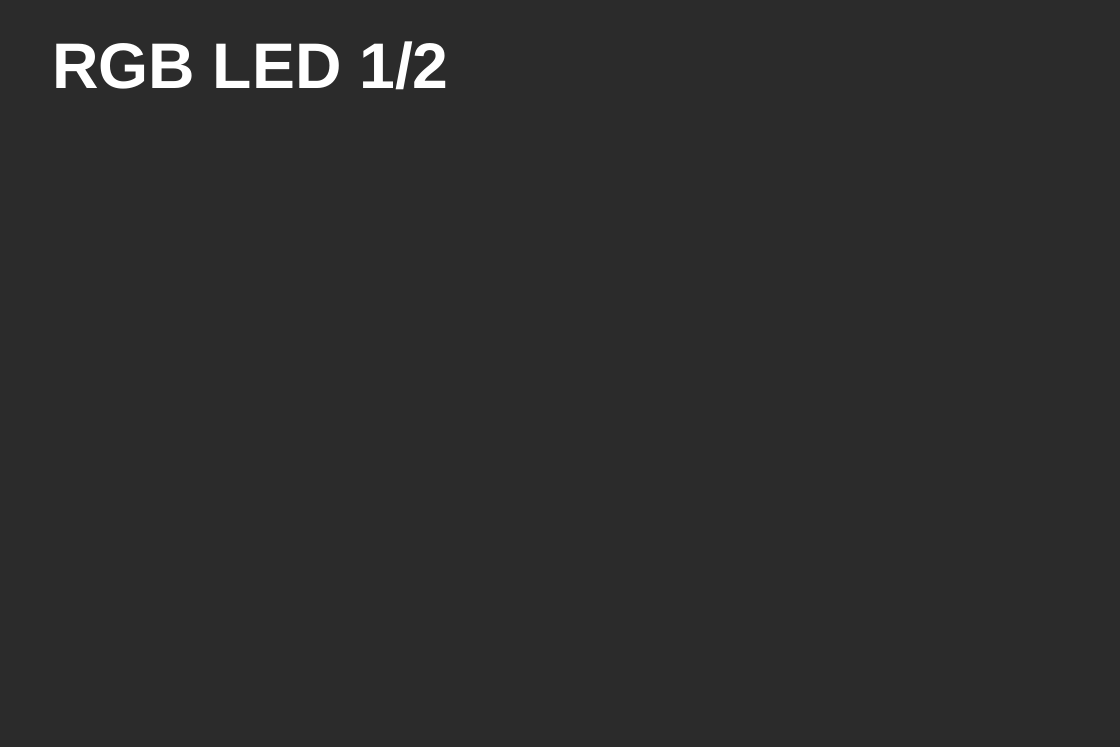
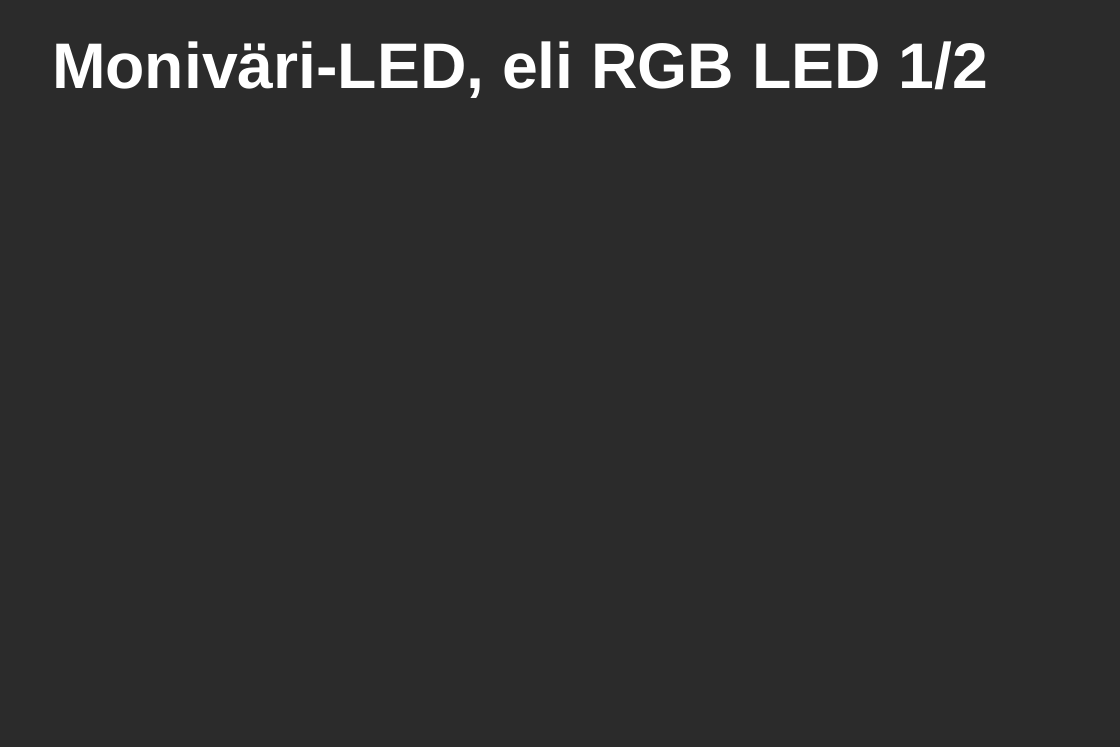
Before and after one commit to HelsinkiHacklab/arduinon-perusteet, a slide deck: slide 8 of arduinon-perusteet.odp (slide 7 before the commit). Drawn at 1120x747 pixels with LibreOffice and Linux fonts; fonts in the diff are those of the drawing; background and template pictures are left out; a plain dark background stands for a picture behind light text. Boxes give left, top, right and bottom in pixels: in the first picture for what was removed or moved away, otherwise in the second. Text is boxed around its words. In the diff, an @@ line names an element or a change of style, - is before the commit and + after.

```diff
--- a/arduinon-perusteet.odp
+++ b/arduinon-perusteet.odp
@@ title at [52, 41, 988, 98]: text changed @@
-RGB LED 1/2
+Moniväri-LED, eli RGB LED 1/2
```
Also in this commit, not shown: 5 other slides changed, 2 slides added, 1 slide removed.
